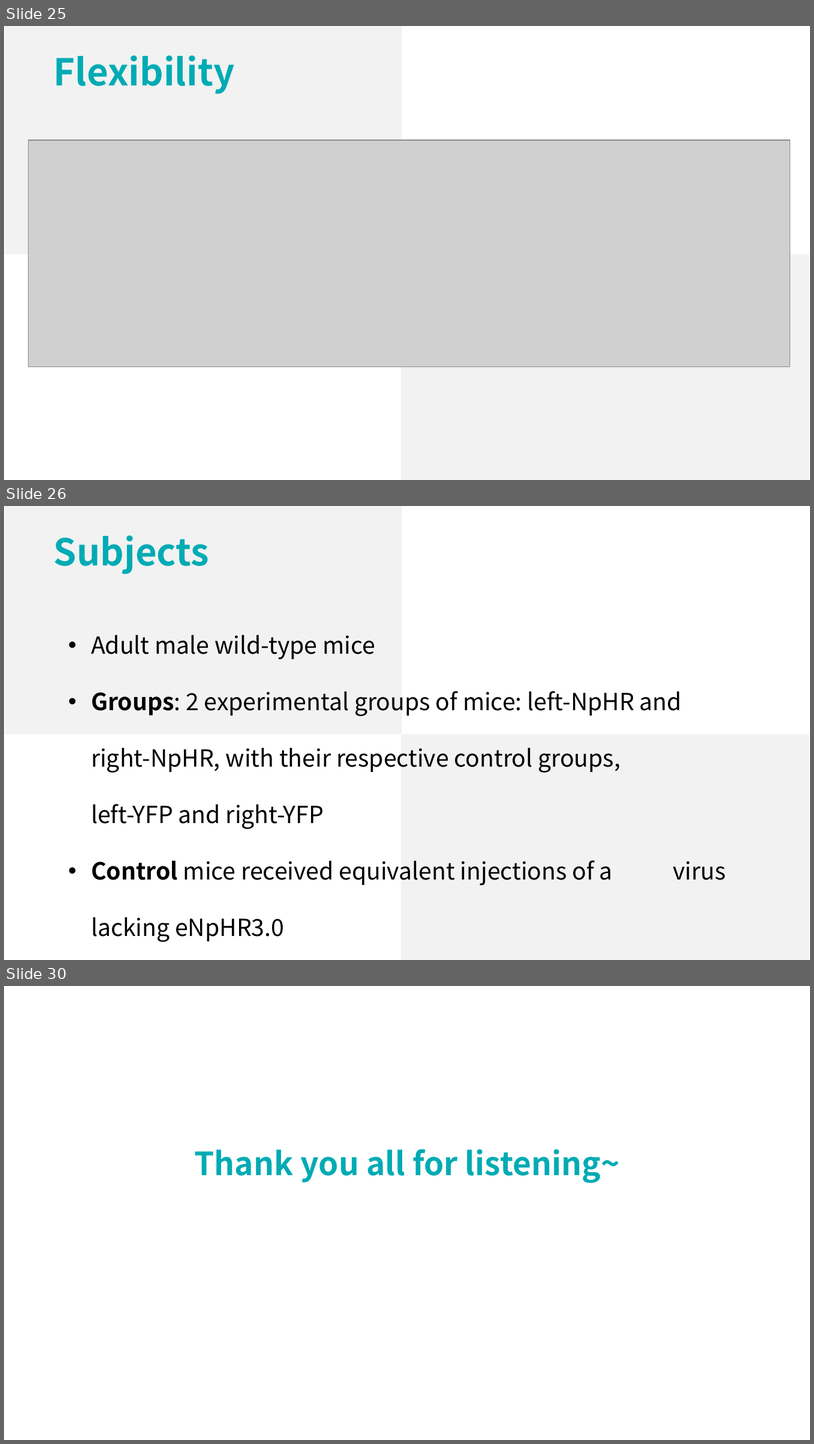
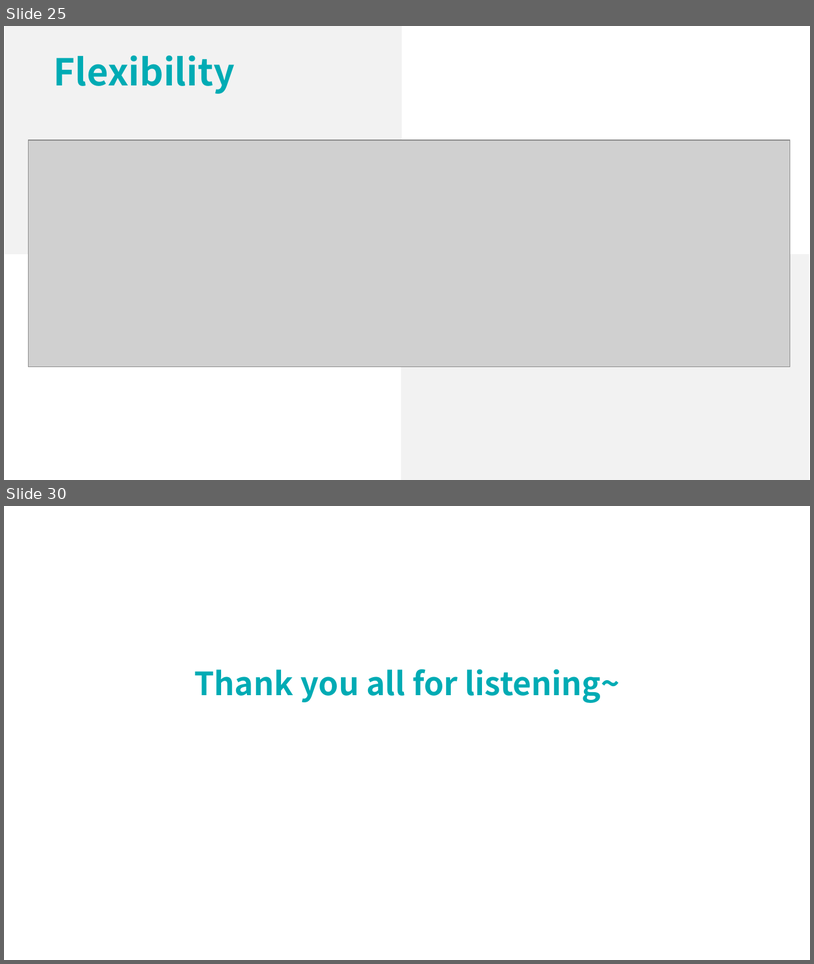
Before and after one commit to lsyoath/sheepy, a slide deck: Work/ppt/DynamicModularity.pptx. Shown one above the other, each under a label of ours: slides 25, 26 and 30 before the commit, slides 25 and 30 after it; the slides between them are not shown. The pictures are 814x1444 and 814x964 pixels, drawn with LibreOffice and Linux fonts; fonts in the diff are those of the drawing; grey boxes stand for pictures. Boxes give left, top, right and bottom in pixels: in the first picture for what was removed or moved away, otherwise in the second. Text is boxed around its words. In the diff, an @@ line names an element or a change of style, - is before the commit and + after.

```diff
--- a/Work/ppt/DynamicModularity.pptx
+++ b/Work/ppt/DynamicModularity.pptx
@@ slide 26 removed at box(4, 506, 810, 960), background #FFFFFF @@
@@ rectangle removed at box(5, 506, 402, 734) @@
@@ text removed at box(54, 535, 209, 574) @@
-Subjects
@@ text removed at box(91, 634, 682, 942) @@
-• Adult male wild-type mice
-• Groups: 2 experimental groups of mice: left-NpHR and right-NpHR, with their respective control groups, left-YFP and right-YFP
-• Control mice received equivalent injections of a virus lacking eNpHR3.0
@@ rectangle removed at box(401, 734, 810, 960) @@
```
Also in this commit, not shown: 1 slide changed, 4 slides added, 3 other slides removed, 2 other files.
